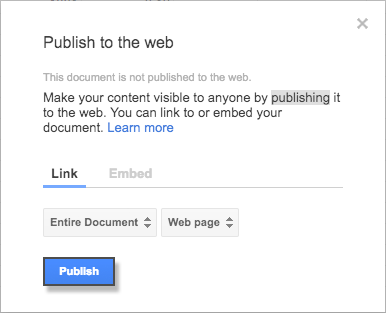
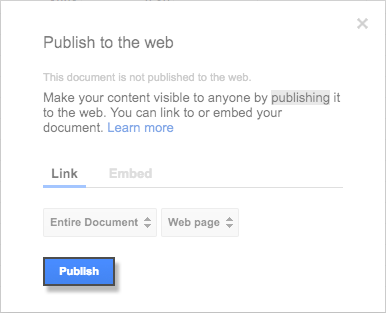
Revision of a layered 386px x 313px image; what changed, layer by layer:
"Group 3": opacity 75% → 50% over [0, 0, 386, 313]
